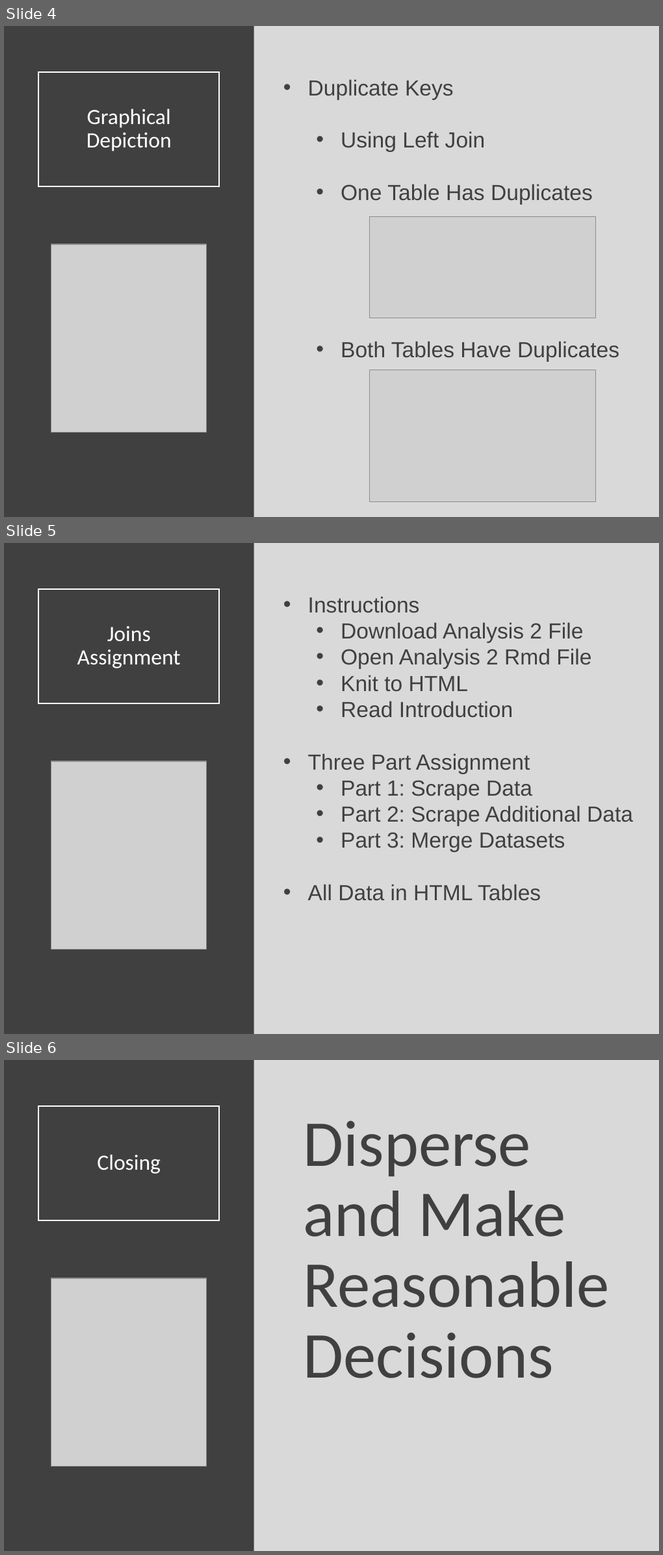
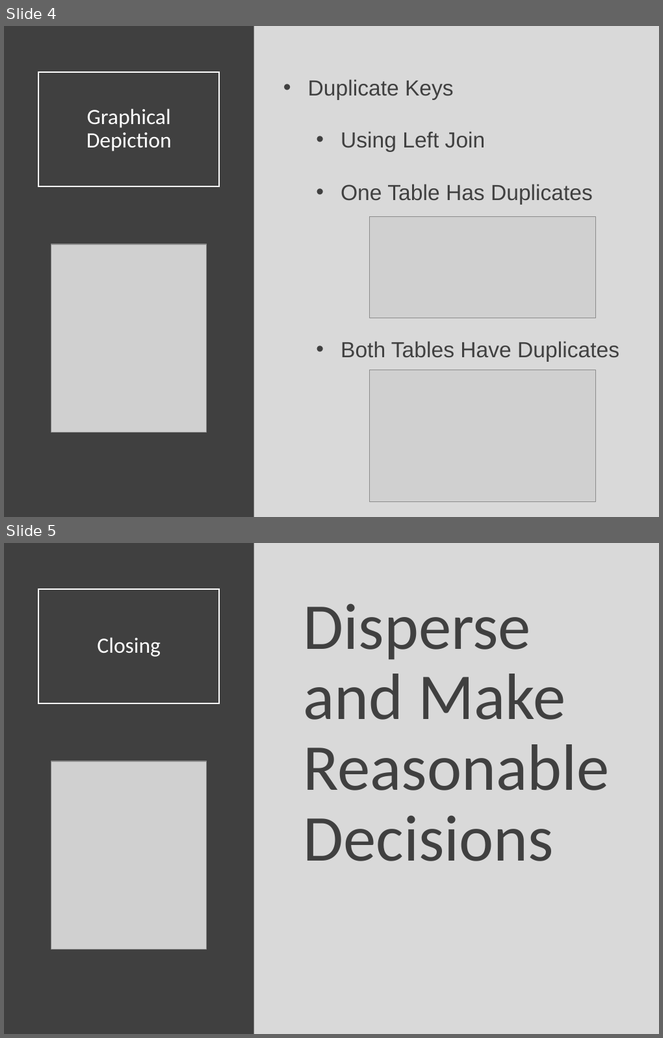
Before and after one commit to SuperMarioGiacomazzo/STOR320_WEBSITE, a slide deck: Lecture/Joins 2/Joins_2_Lecture.pptx. Shown one above the other, each under a label of ours: slides 4, 5 and 6 before the commit, slides 4 and 5 after it. The pictures are 663x1555 and 663x1038 pixels, drawn with LibreOffice and Linux fonts; fonts in the diff are those of the drawing; grey boxes stand for pictures. Boxes give left, top, right and bottom in pixels: in the first picture for what was removed or moved away, otherwise in the second. Text is boxed around its words. In the diff, an @@ line names an element or a change of style, - is before the commit and + after.

```diff
--- a/Lecture/Joins 2/Joins_2_Lecture.pptx
+++ b/Lecture/Joins 2/Joins_2_Lecture.pptx
@@ slide 5 removed at box(4, 543, 659, 1034), background #D9D9D9 @@
@@ rectangle removed at box(4, 543, 254, 1034) @@
@@ title removed at box(38, 589, 220, 704) @@
-Joins
-Assignment
@@ text removed at box(308, 596, 633, 901) @@
-• Instructions
-  • Download Analysis 2 File
-  • Open Analysis 2 Rmd File
-  • Knit to HTML
-  • Read Introduction
-• Three Part Assignment
-  • Part 1: Scrape Data
-  • Part 2: Scrape Additional Data
-  • Part 3: Merge Datasets
-• All Data in HTML Tables
@@ picture removed at box(51, 761, 206, 949) @@
@@ what was slide 6 is now slide 5 @@
```
Also in this commit, not shown: 4 other files.
